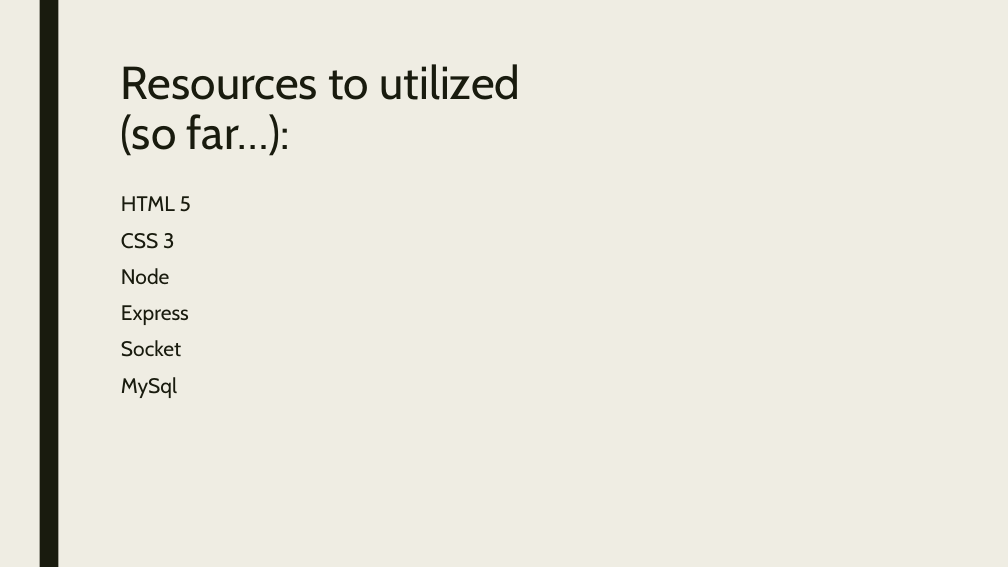
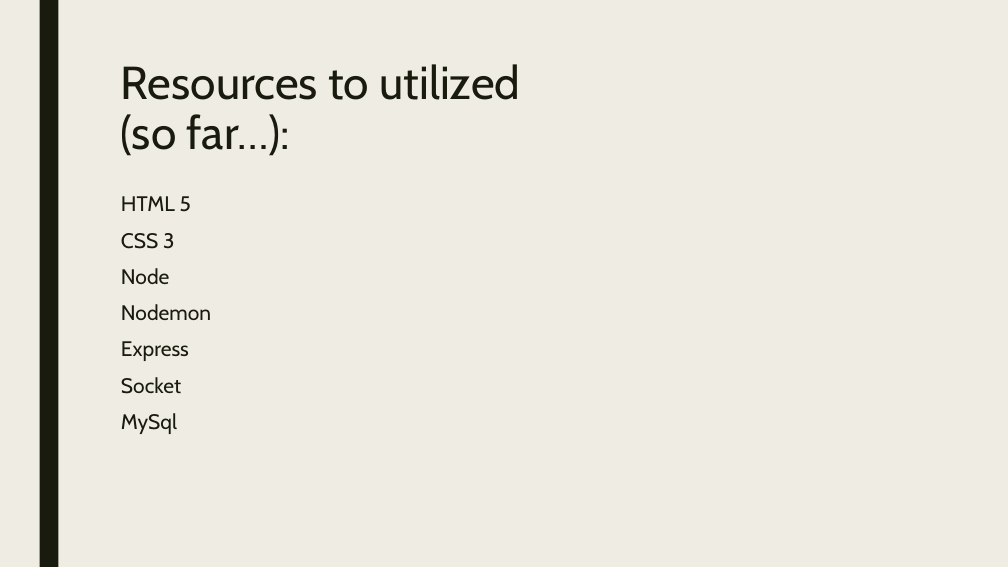
Before and after one commit to jedmike/UCF_Project2Battleship, a slide deck: slide 4 of docs/porojectOneBrief.ppt.pptx. Drawn at 1008x567 pixels with LibreOffice and Linux fonts; fonts in the diff are those of the drawing. Boxes give left, top, right and bottom in pixels: in the first picture for what was removed or moved away, otherwise in the second. Text is boxed around its words. In the diff, an @@ line names an element or a change of style, - is before the commit and + after.

```diff
--- a/docs/porojectOneBrief.ppt.pptx
+++ b/docs/porojectOneBrief.ppt.pptx
@@ text at (x1=121, y1=304, x2=211, y2=320): paragraph added @@
+Nodemon
```
Also in this commit, not shown: 1 other slide changed, 4 other files.
